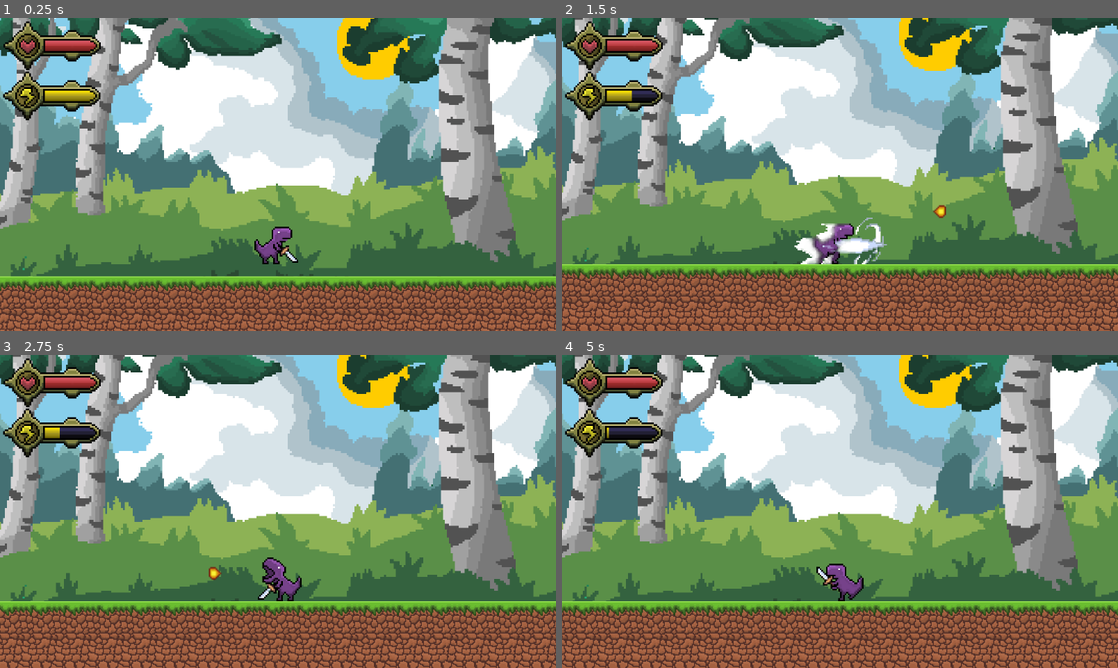
Above: before the commit, frames 1-4 (two rows, left to right).
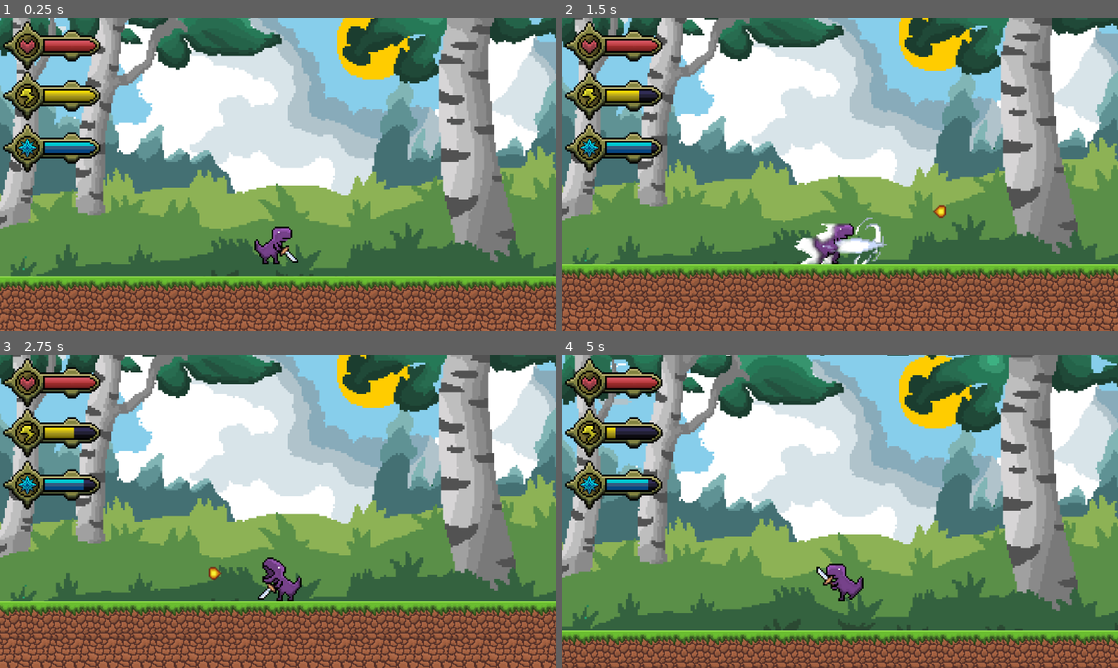
Above: after the commit, the same moments.

Repository: LeeTuah/rexvalley
Game: Godot game, scene res://game_manager.tscn
The game is run twice, just before and just after one commit, with the same random seed, the same clock (stepped at 60 frames per second) and the same inputs.
Inputs (mouse positions are in pixels of both pictures, inside the frame that each line leads up to):
- Up to frame 1 (0.25 s): no input
- Up to frame 2 (1.5 s): tap Enter (ui_accept) at 0.5, 0.77 s; move the mouse to (962, 158) at 0.52 s; hold Right mouse button (magic_initiate) 0.53-1.28 s; hold Right (ui_right) from 0.53 s (still down); tap 1 (magic_fireball) at 0.6 s; click (962, 158) at 0.67 s; move the mouse to (728, 190) at 1.27 s; right-click (728, 190) at 1.35 s
- Up to frame 3 (2.75 s): tap Enter (ui_accept) at 1.52 s; tap 1 (magic_fireball) at 1.55, 2.1 s; move the mouse to (333, 442) at 2.02 s; release Right (ui_right) at 2.03 s; hold Left (ui_left) from 2.03 s (still down); hold Right mouse button (magic_initiate) from 2.03 s (still down)
- Up to frame 4 (5 s): move the mouse to (812, 574) at 2.77 s; release Left (ui_left) at 2.78 s; release Right mouse button (magic_initiate) at 2.78 s; hold Right (ui_right) 2.78-4.28 s; right-click (812, 574) at 2.85 s; click (812, 574) at 2.92 s; tap Enter (ui_accept) at 3.02, 3.77, 4.52 s; tap 1 (magic_fireball) at 3.05, 4.55 s; move the mouse to (1006, 558) at 3.52 s; hold Right mouse button (magic_initiate) 3.53-4.28 s; tap Alt at 3.6 s; move the mouse to (673, 464) at 4.27 s; hold Left (ui_left) from 4.28 s (still down); tap Shift at 4.35 s

The runs differ from the first frame. In frame 1, 1.5% of the frame differs, in the area x 0-19%, y 1-50%; in frame 2, 1.5%; in frame 3, 1.6%; in frame 4, 62%, in the area x 0-100%, y 0-100%.

Commit message:
Added mana system and visual mana bar

Diff:
--- a/game_manager.tscn
+++ b/game_manager.tscn
@@ -5,6 +5,9 @@
 [ext_resource type="Texture2D" uid="uid://bcbjkqylmron8" path="res://assets/background_1.png" id="2_vk86k"]
 [ext_resource type="PackedScene" uid="uid://bm8s4h5i3c4oe" path="res://scenes/player_stats/health_bar.tscn" id="3_o2178"]
 [ext_resource type="PackedScene" uid="uid://ch5kqc4mtaakt" path="res://scenes/player_stats/stamina_bar.tscn" id="5_vk86k"]
+[ext_resource type="Texture2D" uid="uid://1dk8ldij4tnx" path="res://assets/mana_bar_empty.png" id="6_8jrwq"]
+[ext_resource type="Texture2D" uid="uid://b4hk5wwyw3t75" path="res://assets/mana_bar.png" id="7_gth8u"]
+[ext_resource type="Script" uid="uid://djtwd7qq5of13" path="res://scenes/player_stats/mana_bar.gd" id="8_dq8jp"]
 
 [node name="game_manager" type="Node2D" unique_id=757637544]
 script = ExtResource("1_smx3j")
@@ -23,7 +26,8 @@
 [node name="CanvasLayer" type="CanvasLayer" parent="." unique_id=1138046388]
 
 [node name="health_bar" parent="CanvasLayer" unique_id=637997677 instance=ExtResource("3_o2178")]
-offset_right = 114.2
+offset_left = -0.6
+offset_right = 113.6
 offset_bottom = 32.0
 
 [node name="stamina_bar" parent="CanvasLayer" unique_id=904279260 instance=ExtResource("5_vk86k")]
@@ -32,4 +36,16 @@
 offset_right = 92.19994
 offset_bottom = 176.0
 
+[node name="mana_bar" type="TextureProgressBar" parent="CanvasLayer" unique_id=2087966024]
+texture_filter = 1
+offset_left = 8.6
+offset_top = 304.0
+offset_right = 120.6
+offset_bottom = 360.0
+scale = Vector2(2.5, 2.5)
+texture_under = ExtResource("6_8jrwq")
+texture_progress = ExtResource("7_gth8u")
+texture_progress_offset = Vector2(48, 21.7)
+script = ExtResource("8_dq8jp")
+
 [node name="Fireball" type="Node" parent="." unique_id=1127337835]
--- a/global.gd
+++ b/global.gd
@@ -23,5 +23,5 @@
 
 var current_mana:float = MAX_MANA:
 	set(value):
-		current_stamina = clampf(value, 0.0, MAX_MANA);
+		current_mana = clampf(value, 0.0, MAX_MANA);
 		mana_changed.emit(current_mana);
--- a/scenes/player/player.gd
+++ b/scenes/player/player.gd
@@ -24,6 +24,7 @@
 
 const STAMINA_DECREASE_RATE = 4;
 const STAMINA_INCREASE_RATE = 4.6;
+const MANA_INCREASE_RATE = 2.3;
 
 var current_combo_counter = 0;
 const MAX_COMBO = 3;
@@ -88,6 +89,9 @@
 var fireball_instance;
 
 func _process(delta: float):
+
+	global.current_mana += MANA_INCREASE_RATE * delta;
+
 	# flipping animated sprite
 	if velocity.x != 0:
 		$AnimatedSprite2D.flip_h = velocity.x < 0;
@@ -110,12 +114,12 @@
 		# magic attacks
 		elif (Input.is_action_pressed("magic_initiate")):
 			# fireball
-			if (Input.is_action_just_pressed("magic_fireball") and (global.current_stamina > 20)):
+			if (Input.is_action_just_pressed("magic_fireball") and (global.current_mana > 20)):
 				animated_sprite.play("fireball_1");
 				can_input = false;
 
 				idle_time = 0.0;
-				global.current_stamina -= 14;
+				global.current_mana -= 14;
 
 		# thrust attack
 		elif (Input.is_action_just_released("ui_thrust") and global.current_stamina >= 30):
--- /dev/null
+++ b/scenes/player_stats/mana_bar.gd
@@ -0,0 +1,12 @@
+extends TextureProgressBar
+
+func _ready() -> void:
+	max_value = global.MAX_MANA
+	value = global.current_mana
+
+	global.mana_changed.connect(change_player_mana)
+
+
+func change_player_mana(curr_mana):
+	value = curr_mana
+	print(value)
Binary file added: assets/aseprite downloads/health_bar.aseprite
Binary file added: assets/aseprite downloads/health_bar.png
Not shown, added: assets/aseprite downloads/health_bar.png.import
Binary file added: assets/mana_bar.png
Not shown, added: assets/mana_bar.png.import
Binary file added: assets/mana_bar_empty.png
Not shown, added: assets/mana_bar_empty.png.import
Not shown, added: scenes/player_stats/mana_bar.gd.uid
